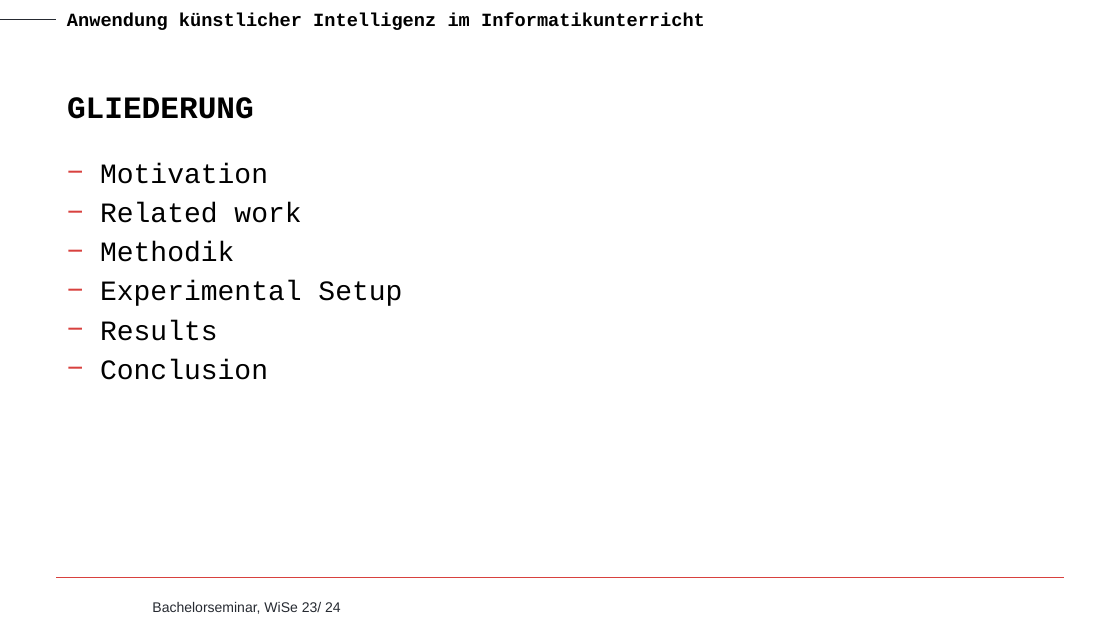
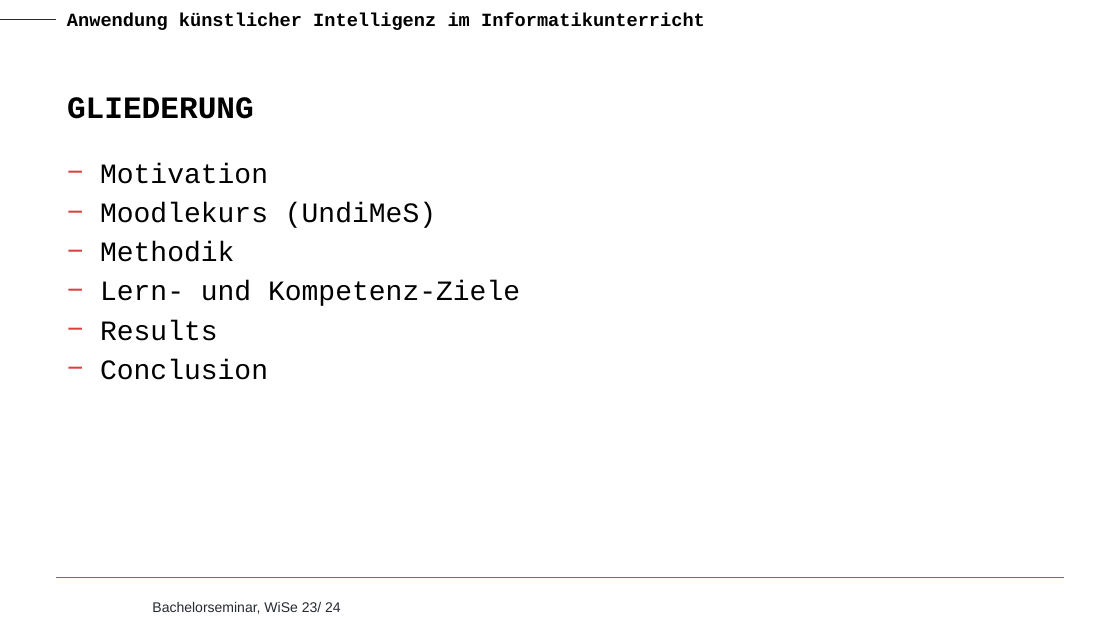
Before and after one commit to tira-io/tira-for-school, a slide deck: slide 2 of Bachelorseminar/Vortrag.pptx. Drawn at 1120x630 pixels with LibreOffice and Linux fonts; fonts in the diff are those of the drawing; background and template pictures are left out. Boxes give left, top, right and bottom in pixels: in the first picture for what was removed or moved away, otherwise in the second. Text is boxed around its words. In the diff, an @@ line names an element or a change of style, - is before the commit and + after.

```diff
--- a/Bachelorseminar/Vortrag.pptx
+++ b/Bachelorseminar/Vortrag.pptx
@@ text at box(100, 202, 436, 228): text changed @@
-− Related work
+− Moodlekurs (UndiMeS)
@@ text at box(100, 281, 520, 306): text changed @@
-− Experimental Setup
+− Lern- und Kompetenz-Ziele
```
Also in this commit, not shown: 3 other files.
